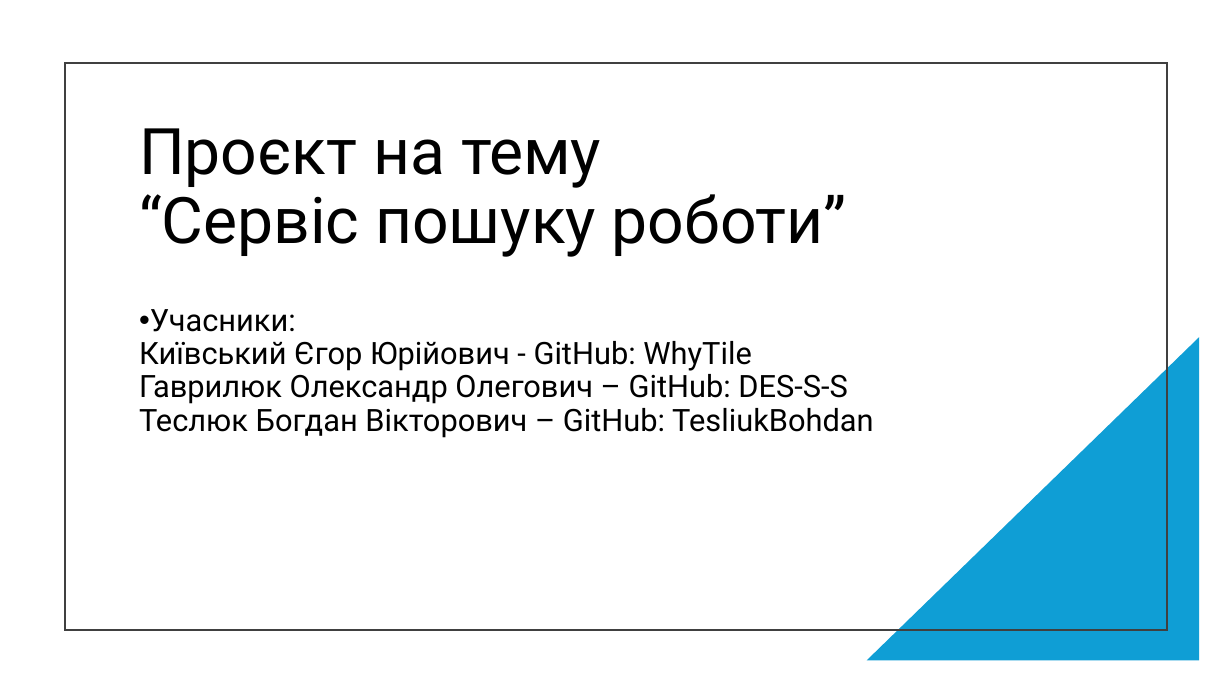
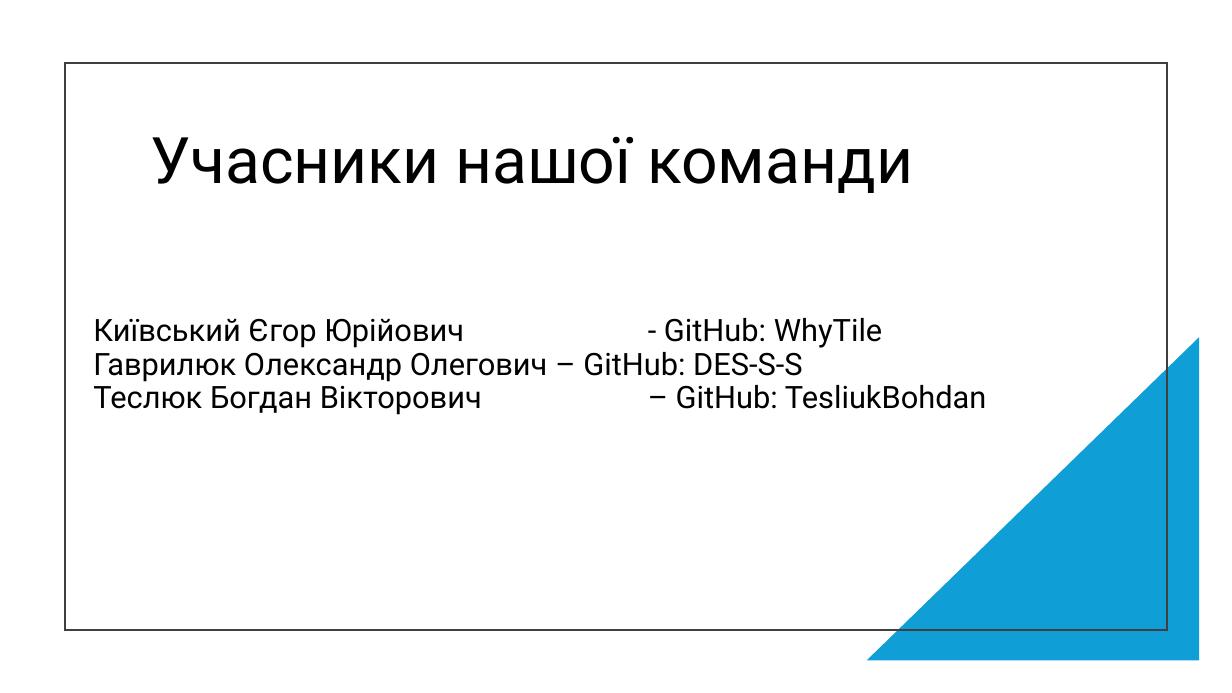
Before and after one commit to WhyTile/Unik-practice, a slide deck: slide 2 of Презентація.pptx (slide 1 before the commit). Drawn at 1232x693 pixels with LibreOffice and Linux fonts; fonts in the diff are those of the drawing. Boxes give left, top, right and bottom in pixels: in the first picture for what was removed or moved away, otherwise in the second. Text is boxed around its words. In the diff, an @@ line names an element or a change of style, - is before the commit and + after.

```diff
--- a/Презентація.pptx
+++ b/Презентація.pptx
@@ title at box(151, 136, 913, 193): text changed @@
-Проєкт на тему
-“Сервіс пошуку роботи”
+Учасники нашої команди
@@ subtitle at box(93, 318, 986, 415): text changed @@
-• Учасники:
-  Київський Єгор Юрійович - GitHub: WhyTile
-  Гаврилюк Олександр Олегович – GitHub: DES-S-S
-  Теслюк Богдан Вікторович – GitHub: TesliukBohdan
+Київський Єгор Юрійович - GitHub: WhyTile
+Гаврилюк Олександр Олегович – GitHub: DES-S-S
+Теслюк Богдан Вікторович – GitHub: TesliukBohdan
```
Also in this commit, not shown: 7 other slides changed, 6 slides added, 1 slide removed.
